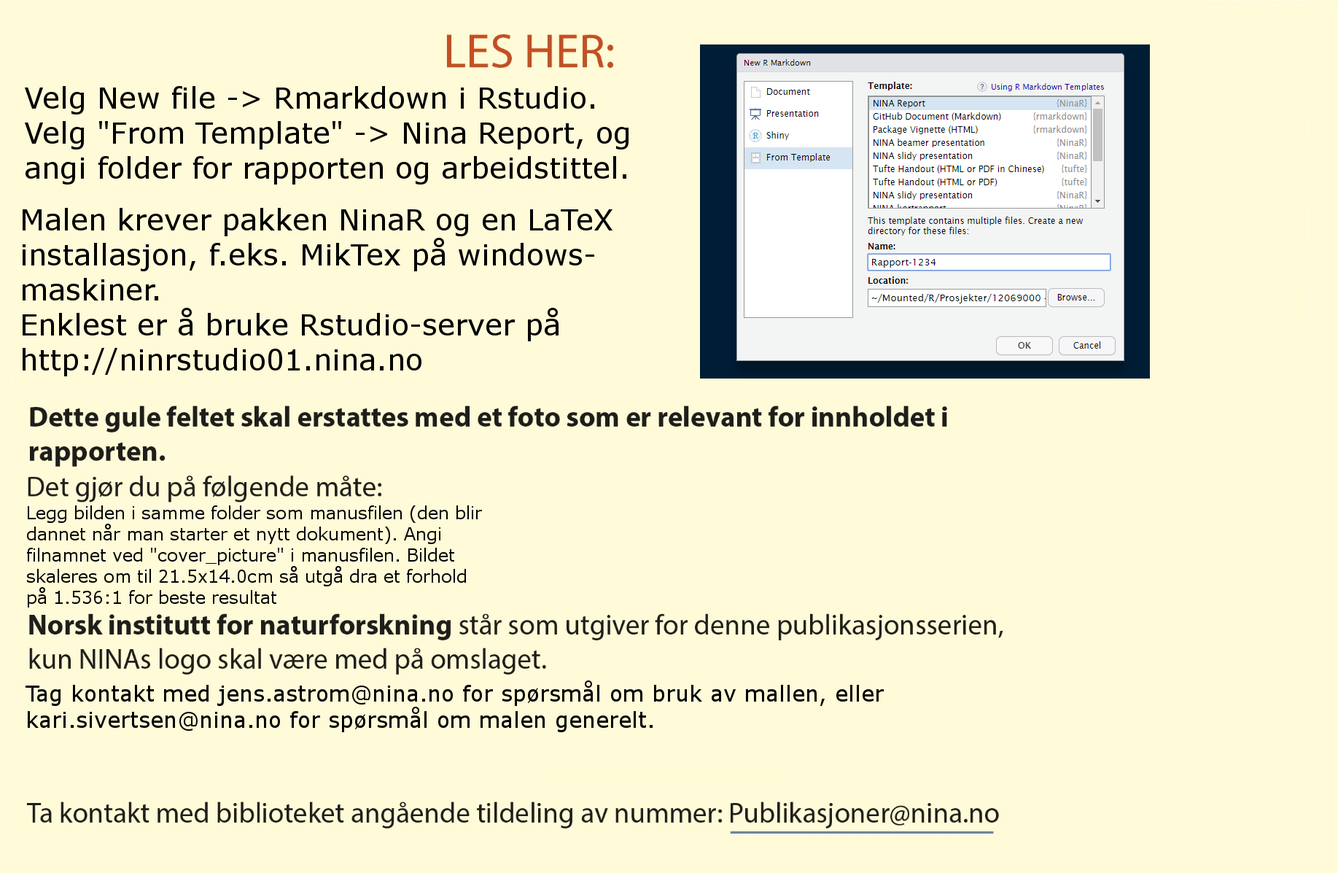
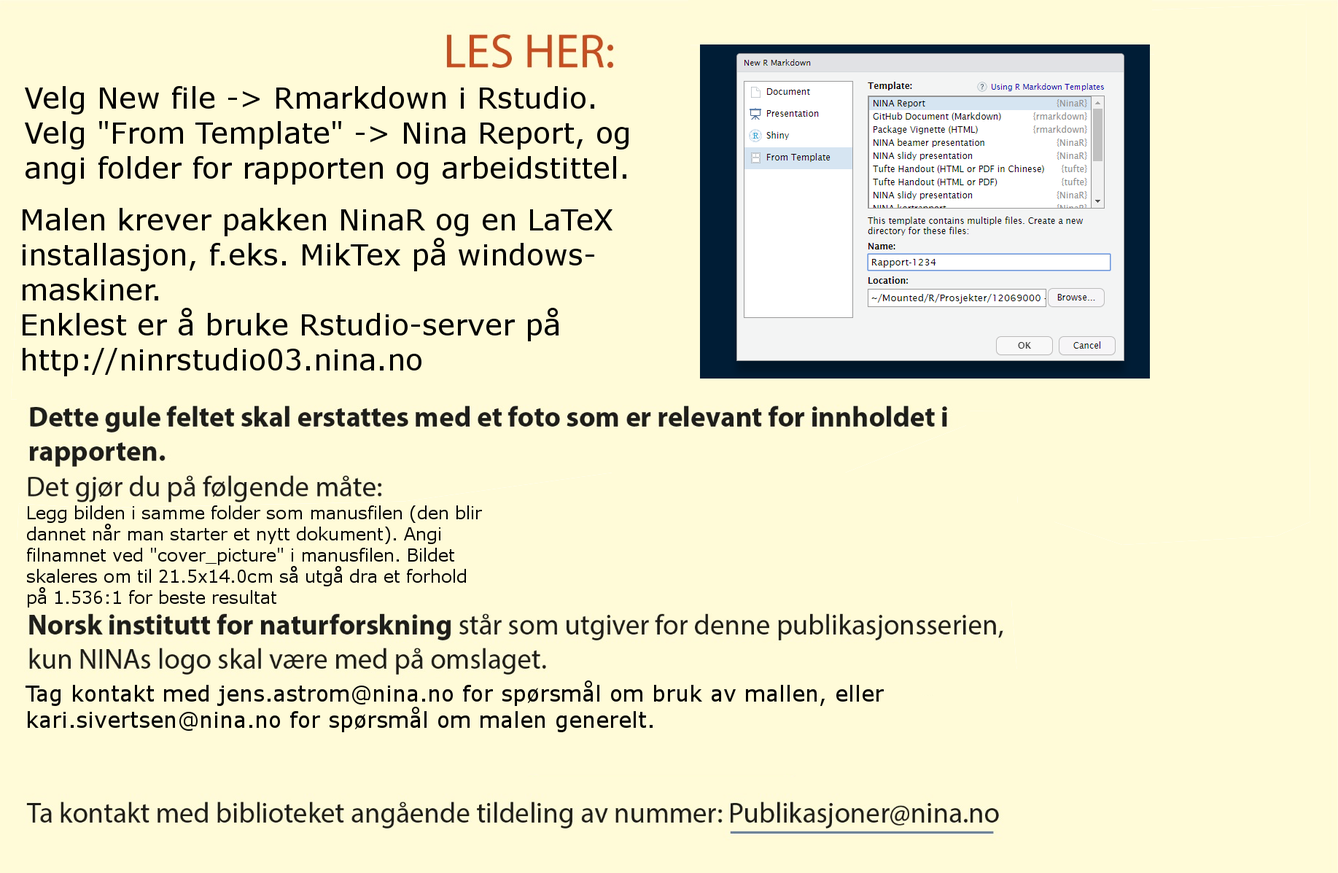
The second 1338px x 873px image is a revision of the first. Changes to its layers:
painted on "Malen krever pakken NinaR og e..." over [286,348,301,371]
